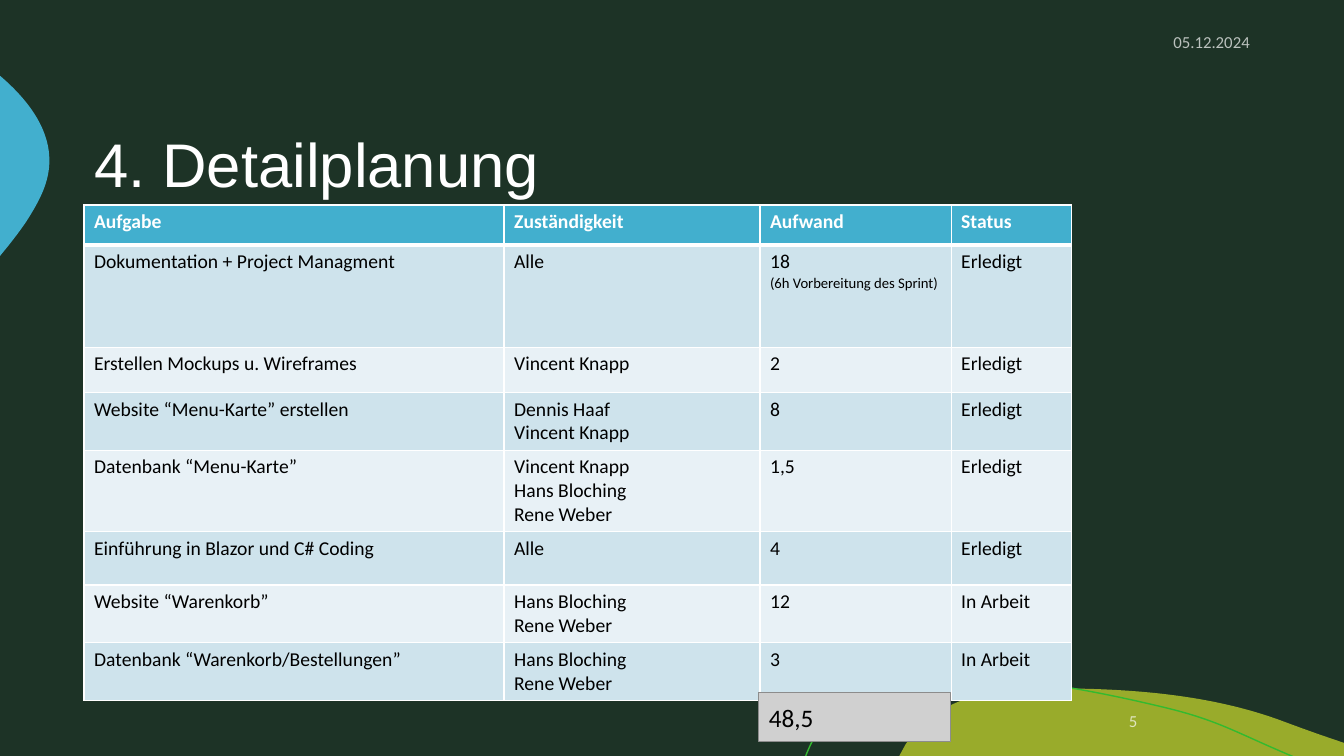
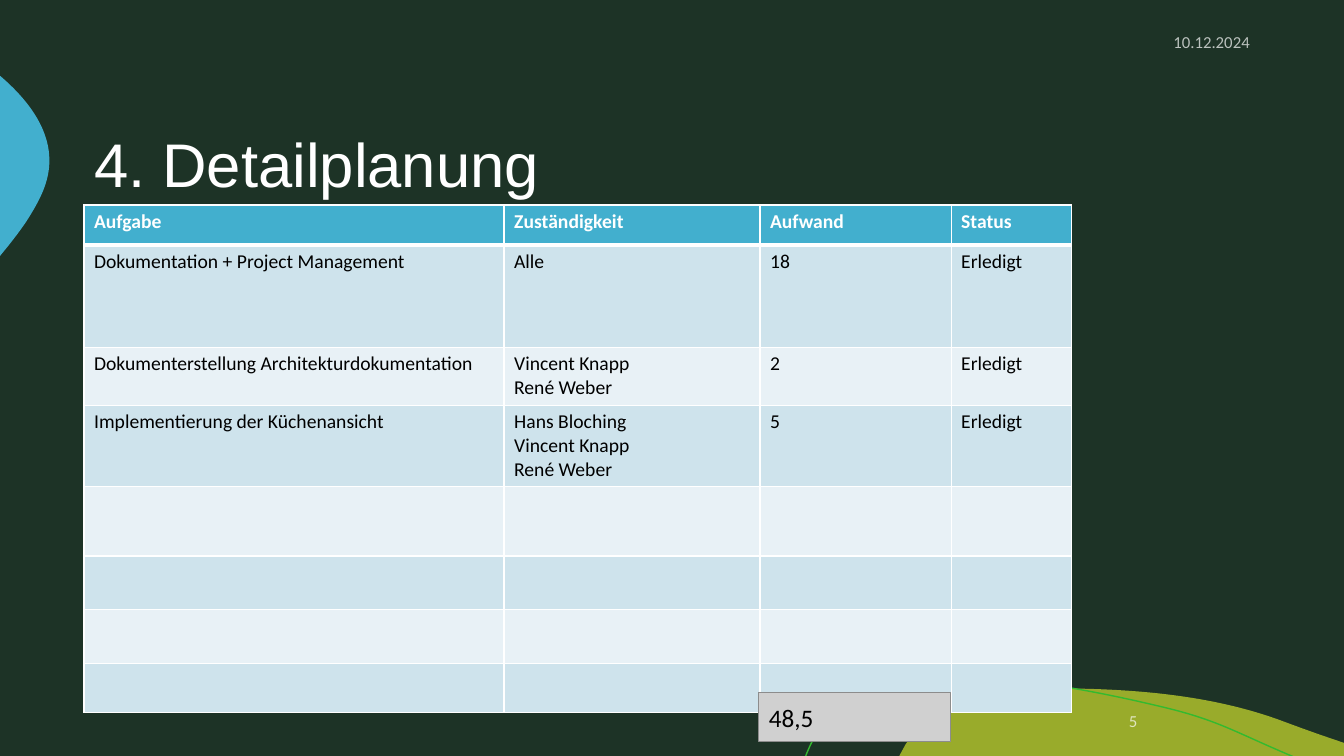
Before and after one commit to zIExpantion/ZumGelbenBach, a slide deck: slide 5 of Dokumente/Sprint-Backlog/Sprint-Backlog2.pptx. Drawn at 1344x756 pixels with LibreOffice and Linux fonts; fonts in the diff are those of the drawing; grey boxes stand for pictures; background and template pictures are left out. Boxes give left, top, right and bottom in pixels: in the first picture for what was removed or moved away, otherwise in the second. Text is boxed around its words. In the diff, an @@ line names an element or a change of style, - is before the commit and + after.

```diff
--- a/Dokumente/Sprint-Backlog/Sprint-Backlog2.pptx
+++ b/Dokumente/Sprint-Backlog/Sprint-Backlog2.pptx
@@ text at (1173,37,1249,48): text changed @@
-05.12.2024
+10.12.2024
@@ table at (84,205,1073,711) @@
-row 2, column 1: Dokumentation + Project Managment
+row 2, column 1: Dokumentation + Project Management
-row 2, column 3: 18 / (6h Vorbereitung des Sprint)
+row 2, column 3: 18
-row 3, column 1: Erstellen Mockups u. Wireframes
+row 3, column 1: Dokumenterstellung Architekturdokumentation
-row 3, column 2: Vincent Knapp
+row 3, column 2: Vincent Knapp / René Weber
-row 4: Website “Menu-Karte” erstellen | Dennis Haaf Vincent Knapp | 8 | Erledigt
+row 4: Implementierung der Küchenansicht | Hans Bloching / Vincent Knapp / René Weber | 5 | Erledigt
-row 5: Datenbank “Menu-Karte” | Vincent Knapp / Hans Bloching / Rene Weber | 1,5 | Erledigt
+row 5:  |  |  | 
-row 6: Einführung in Blazor und C# Coding | Alle | 4 | Erledigt
+row 6:  |  |  | 
-row 7: Website “Warenkorb” | Hans Bloching / Rene Weber | 12 | In Arbeit
+row 7:  |  |  | 
-row 8: Datenbank “Warenkorb/Bestellungen” | Hans Bloching / Rene Weber | 3 | In Arbeit
+row 8:  |  |  | 
```
Also in this commit, not shown: 11 other slides changed, 1 other file.
